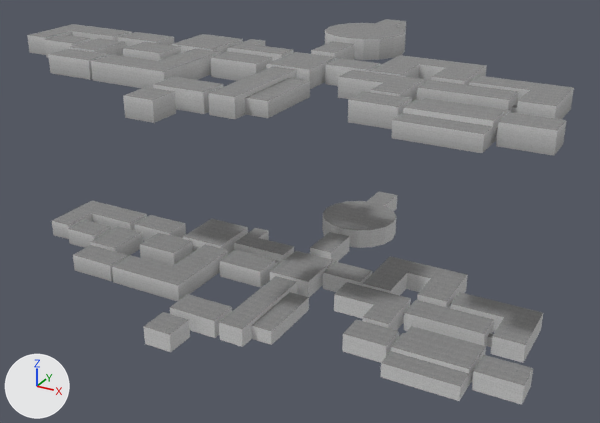
A saved change to the glTF model levels/level_2/level_2_model.glb.
One viewpoint serves both versions: a camera (50 mm lens) standing at (98.2, -119.7, 46.9) and looking at (10.4, 39.8, -32.9). The lights are fixed; the arrows at lower left show +X, +Y and +Z. The first picture is the older version.

In view in the first picture: 'Cube-col.002', 'Cube-col.003', 'Cube-col.004', 'Cube-col.005', 'Cube-col.006', 'Cube-col.007'.
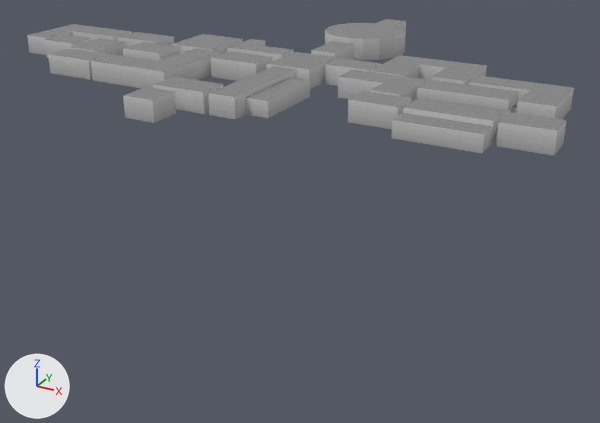
Boxes (x1, y1, x2, y2) around the edits, measured in the pictures (600 x 423 px):
'Cube-col.002', deleted: before (52, 192, 543, 405)
    faces in mat_cealing: (52, 192, 543, 387)
    faces in mat_blue_concrete: (323, 271, 543, 405)
    faces in mat_red_concrete: (52, 213, 294, 301)
    faces in mat_gray_concrete: (143, 261, 333, 352)
    faces in mat_dark_gray_concrete: (310, 196, 397, 263)

Diff of the bpy script that builds the scene:
```diff
--- a/levels/level_2/level_2_model.glb.py
+++ b/levels/level_2/level_2_model.glb.py
@@ ob_cube_col_002 @@
-ob_cube_col_002 = bpy.data.objects.new('Cube-col.002', me_cube_002)
-ob_cube_col_002.location = (0.0, 0.0, -50.0)
```
